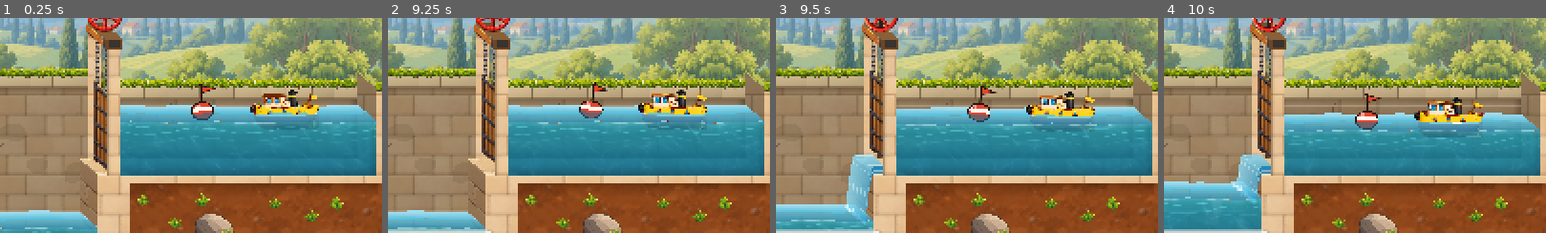
Above: before the commit, frames 1-4 (left to right).
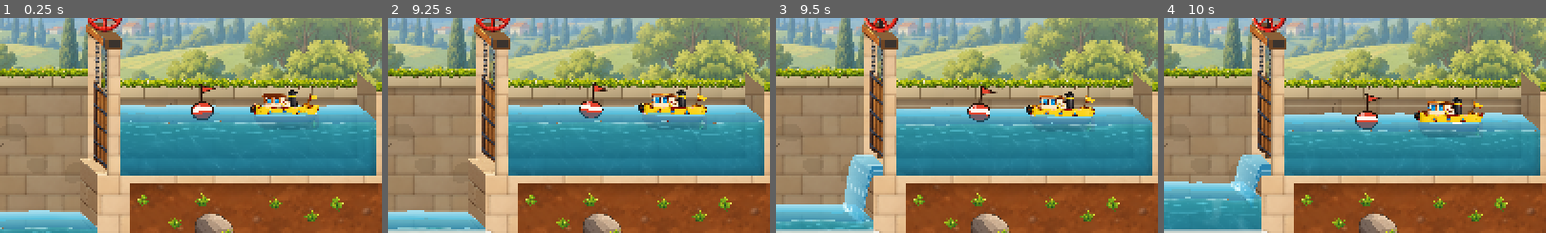
Above: after the commit, the same moments.

Repository: VincentDebaty/station
Game: Godot game, scene res://principal.tscn
Two runs of this game, one before a commit and one after it. Both use one fixed random seed, a clock stepped at 60 frames per second and the inputs below.
Inputs (mouse positions are % of the whole screen's width and height, from its top left):
- Up to frame 1 (0.25 s): no input
- Up to frame 2 (9.25 s): click (95, 92) at 0.5 s; click (5, 92) at 1.25 s; click "Valeurs de départ" at 2 s; click (95, 92) at 2.75 s; click (5, 92) at 3.52 s; click (95, 92) at 4.25 s; click (5, 92) at 5 s; click "Valeurs de départ" at 5.75 s; click "Valeurs de départ" at 6.5 s; move the mouse to (72, 45) at 7.27 s; click (72, 45) at 7.42 s; move the mouse to (30, 55) at 8.02 s; click (30, 55) at 8.17 s; move the mouse to (60, 28) at 8.77 s; click (60, 28) at 8.92 s
- Up to frame 3 (9.5 s): no input
- Up to frame 4 (10 s): move the mouse to (45, 70) at 9.52 s; click (45, 70) at 9.67 s
The pictures show only the part of the screen within x 43-93%, y 19-69%; the shares and areas given below are measured in that part.

Frames 1-2 are identical in both runs. In frame 3, 0.6% of the frame differs, in the area x 17-42%, y 49-97%; in frame 4, 0.4%.

Commit message:
La nappe sous une porte s'amincit avec l'eau qui reste en amont, et sa force suit la hauteur qui pousse
Deux remarques de Vincent, en jouant mal exprès sur le 1-2 :
- « Quand un bassin se vide, la cascade doit diminuer en suivant le niveau
  du bassin en amont. » La nappe avait toujours l'épaisseur de la fente sous
  la porte. Elle a maintenant celle de l'eau qui reste au-dessus du seuil en
  amont, jamais plus que la fente, et disparaît quand le bassin d'en haut
  atteint le seuil.
- « Quand le bassin était vide, une nappe d'eau réapparaît brièvement. » Le
  flux est réel : en ouvrant la porte de gauche, le sas se vide, et le bief
  amont, encore un peu au-dessus de son seuil, recoule par la porte de droite
  restée ouverte. Mais la force de la nappe était rapportée à l'écart des
  niveaux au début du coup, nul ici (bief et sas égaux), plafonné à 0,05 :
  quelques gouttes donnaient une nappe pleine. La force suit maintenant la
  hauteur qui pousse, dans l'absolu (racine de la hauteur, pleine à 1,5
  unité). Le retour d'eau est une nappe mince qui s'efface.

Filmé sur le 1-2 avec les coups 1 puis 0 (ECLUSES_COUPS="1,0").

Co-Authored-By: Claude Opus 5.5 <noreply@anthropic.com>

Diff:
--- a/prototypes/ecluses-godot/canal.gd
+++ b/prototypes/ecluses-godot/canal.gd
@@ -1128,11 +1128,18 @@
 	var h := i if flux > 0 else i + 1
 	var l := i + 1 if flux > 0 else i
 	var s := float(N["liaisons"][i]["seuil"])
+	# La force suit la hauteur d'eau qui pousse, dans l'absolu (Torricelli,
+	# pleine force à 1,5 unité). Rapportée à l'écart du DÉBUT du coup, elle
+	# valait 1 dès qu'un bassin recoulait alors que les deux étaient égaux au
+	# départ : une nappe pleine réapparaissait pour quelques gouttes (Vincent).
 	var tete: float = vue_niv[h] - maxf(vue_niv[l], s)
-	var tete0: float = maxf(_ecou["tetes"].get(i, 1.0), 0.05)
-	jt.force = clampf(sqrt(maxf(tete, 0.0) / tete0), 0.0, 1.0)
+	jt.force = clampf(sqrt(maxf(tete, 0.0) / 1.5), 0.0, 1.0)
 	jt.sens = sens
-	jt.fente = po.fente()
+	# L'épaisseur de la nappe : l'eau qui reste au-dessus du seuil en amont,
+	# jamais plus que la fente. Elle s'amincit à mesure que le bassin d'en haut
+	# se vide, jusqu'à rien quand il atteint le seuil (Vincent).
+	jt.fente = minf(po.fente(), maxf(vue_niv[h] - s, 0.0) * UY)
+	if jt.fente < 1.0: jt.force = 0.0
 	# la fente : sous le vantail (au milieu de la porte en oblique, contre sa
 	# face côté bas de profil)
 	# L'eau sort sous la porte, glisse sur le dessus du bloc du seuil, et tombe
@@ -1142,7 +1149,7 @@
 	var x := X(gl[i][0] + gl[i][1]) * 0.5 if D != Vector2.ZERO else (X(gl[i][1]) - 9.0 if sens > 0 else X(gl[i][0]) + 9.0)
 	var bord_x := X(gl[i][1]) if sens > 0 else X(gl[i][0])
 	jt.depart_x = x
-	jt.origine = Vector2(bord_x, po.y_seuil - maxf(jt.fente, 4.0) * 0.4)
+	jt.origine = Vector2(bord_x, po.y_seuil - jt.fente * 0.4)
 	jt.surface_bas = eaux[l].hauteur_a(x + sens * 60.0)
 	jt.fond_bas = eaux[l].fond_y
 	if jt.force <= 0.03: return
--- a/prototypes/ecluses-godot/jet.gd
+++ b/prototypes/ecluses-godot/jet.gd
@@ -108,7 +108,7 @@
 		t += 0.02
 	_point_chute = p
 	if pts.size() < 2: return
-	var ep := maxf(fente, 4.0) * (0.55 + 0.25 * force)
+	var ep := fente * (0.7 + 0.3 * force)
 	var D := profondeur
 	if D == Vector2.ZERO:
 		# de profil, pas de largeur à montrer : un simple ruban
